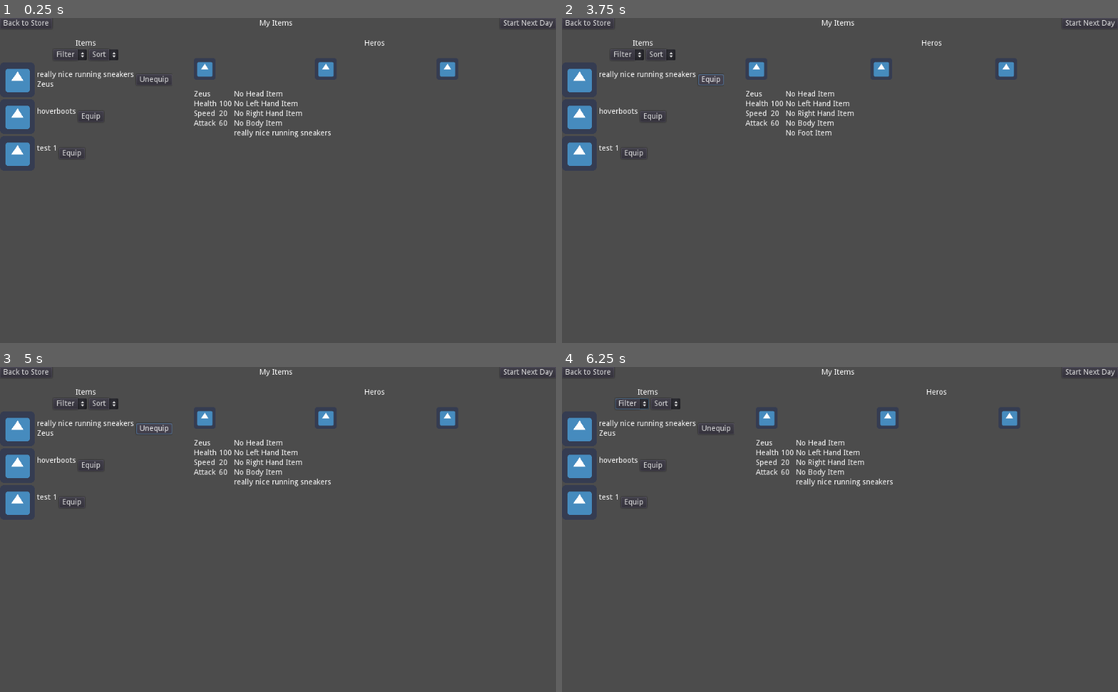
Above: before the commit, frames 1-4 (two rows, left to right).
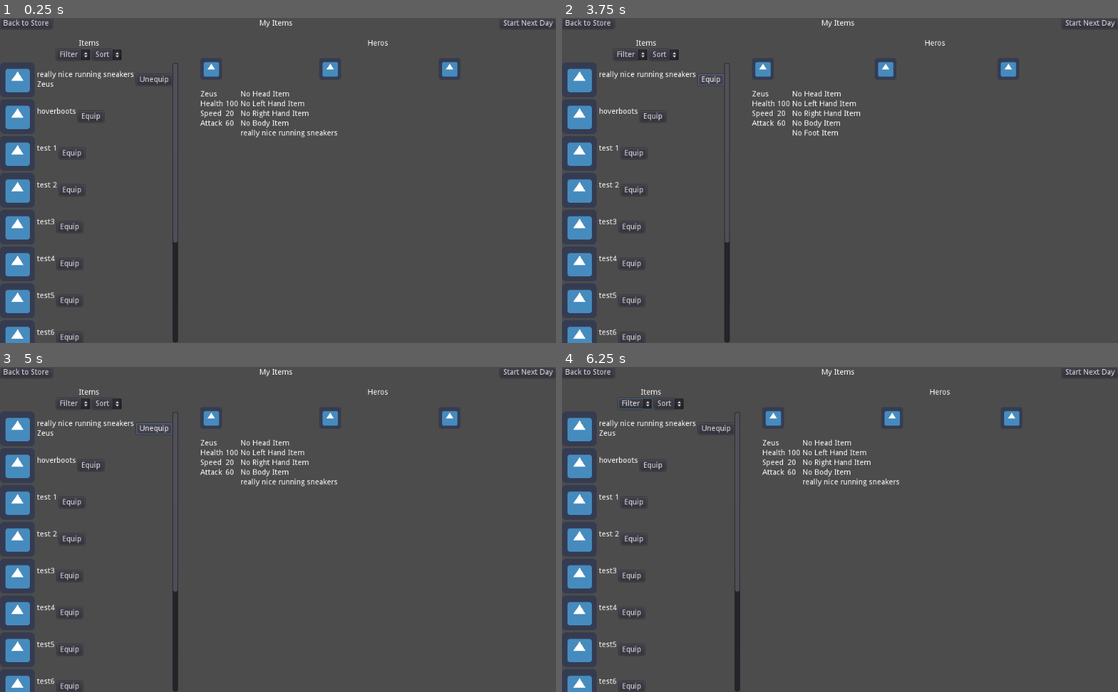
Above: after the commit, the same moments.

Repository: rachd/SuperheroDispatcher2.0
Game: Godot game, scene res://MyItems/MyItems.tscn
Two runs of this game, one before a commit and one after it. Both use one fixed random seed, a clock stepped at 60 frames per second and the inputs below. The engine's default icon, where the game draws it, is replaced by a stand-in: a white triangle on a blue panel in a dark square.
Inputs:
- Up to frame 1 (0.25 s): no input
- Up to frame 2 (3.75 s): click "Filter" at 0.5 s; click "Sort" at 1.25 s; click "Start Next Day" at 2 s; click "Start Next Day" at 2.75 s; click "Unequip" at 3.5 s
- Up to frame 3 (5 s): click "Equip" at 4.25 s
- Up to frame 4 (6.25 s): click "Filter" at 5 s; click "Sort" at 5.75 s

The runs differ from the first frame. In frame 1, 3.6% of the frame differs, in the area x 1-83%, y 6-100%; in frame 2, 3.4%; in frame 3, 3.6%; in frame 4, 3.6%.

Commit message:
filter to unassigned

Diff:
--- /dev/null
+++ b/MyItems/FilterDropdown.gd
@@ -0,0 +1,35 @@
+extends OptionButton
+
+signal show_all_items
+signal filter_by_type(itemType)
+signal show_unequipped
+
+func _ready():
+	self.connect("show_all_items", get_node("/root/MyItems/Content/ItemList"), "_show_all_items")
+	self.connect("filter_by_type", get_node("/root/MyItems/Content/ItemList"), "_filter_by_type")
+	self.connect("show_unequipped", get_node("/root/MyItems/Content/ItemList"), "_show_unequipped_items")
+	add_item("Filter", 0)
+	add_item("Head", 1)
+	add_item("Left Hand", 2)
+	add_item("Right Hand", 3)
+	add_item("Body", 4)
+	add_item("Foot", 5)
+	add_item("Unequipped", 6)
+
+
+func _on_FilterDropdown_item_selected(index):
+	match index:
+		0:
+			emit_signal("show_all_items")
+		1:
+			emit_signal("filter_by_type", "head")
+		2:
+			emit_signal("filter_by_type", "leftHand")
+		3:
+			emit_signal("filter_by_type", "rightHand")
+		4:
+			emit_signal("filter_by_type", "body")
+		5:
+			emit_signal("filter_by_type", "foot")
+		6:
+			emit_signal("show_unequipped")
--- a/MyItems/ItemList.gd
+++ b/MyItems/ItemList.gd
@@ -37,3 +37,20 @@
 func unequip_item(itemId):
 	item_rows[itemId].set_unequipped()
 	item_rows[itemId].set_assigned_hero("")
+
+func _show_all_items():
+	for item_row in item_rows.values():
+		item_row.show()
+
+func _filter_by_type(itemType):
+	for item_row in item_rows.values():
+		item_row.hide_if_type(itemType)
+
+func _show_unequipped_items():
+	_show_all_items()
+	var assigned_items = []
+	for hero in gameVariables.assigned_items.keys():
+		assigned_items += gameVariables.assigned_items[hero].values()
+	for item_id in gameVariables.owned_item_ids:
+		if item_id in assigned_items:
+			item_rows[item_id].hide()
--- a/MyItems/ItemList.tscn
+++ b/MyItems/ItemList.tscn
@@ -1,5 +1,6 @@
-[gd_scene load_steps=2 format=2]
+[gd_scene load_steps=3 format=2]
 
+[ext_resource path="res://MyItems/FilterDropdown.gd" type="Script" id=1]
 [ext_resource path="res://MyItems/ItemList.gd" type="Script" id=2]
 
 [node name="ItemList" type="VBoxContainer"]
@@ -22,13 +23,14 @@
 margin_bottom = 38.0
 alignment = 1
 
-[node name="Filter" type="OptionButton" parent="HBoxContainer"]
+[node name="FilterDropdown" type="OptionButton" parent="HBoxContainer"]
 margin_left = 452.0
 margin_right = 514.0
 margin_bottom = 20.0
 text = "Filter"
+script = ExtResource( 1 )
 
-[node name="Sort" type="OptionButton" parent="HBoxContainer"]
+[node name="SortDropdown" type="OptionButton" parent="HBoxContainer"]
 margin_left = 518.0
 margin_right = 572.0
 margin_bottom = 20.0
@@ -45,3 +47,4 @@
 __meta__ = {
 "_edit_use_anchors_": false
 }
+[connection signal="item_selected" from="HBoxContainer/FilterDropdown" to="HBoxContainer/FilterDropdown" method="_on_FilterDropdown_item_selected"]
--- a/MyItems/ItemRow.gd
+++ b/MyItems/ItemRow.gd
@@ -38,6 +38,11 @@
 	$TypeLabel.hide()
 	is_selected = false
 
+func hide_if_type(itemType):
+	if item_type == itemType:
+		show()
+	else:
+		hide()
 
 func _ready():
 	self.connect("equip_item", get_node("/root/MyItems"), "_on_item_equipped")
--- a/constants.gd
+++ b/constants.gd
@@ -51,55 +51,55 @@
 	{
 		"id": 3,
 		"title": "test 2",
-		"type": "foot",
+		"type": "head",
 		"price": 1000
 	},
 	{
 		"id": 4,
 		"title": "test3",
-		"type": "foot",
+		"type": "head",
 		"price": 600
 	},
 	{
 		"id": 5,
 		"title": "test4",
-		"type": "foot",
+		"type": "leftHand",
 		"price": 1400
 	},
 	{
 		"id": 6,
 		"title": "test5",
-		"type": "foot",
+		"type": "rightHand",
 		"price": 1400
 	},
 	{
 		"id": 7,
 		"title": "test6",
-		"type": "foot",
+		"type": "body",
 		"price": 1400
 	},
 	{
 		"id": 8,
 		"title": "test7",
-		"type": "foot",
+		"type": "body",
 		"price": 1400
 	},
 	{
 		"id": 9,
 		"title": "test8",
-		"type": "foot",
+		"type": "body",
 		"price": 1400
 	},
 	{
 		"id": 10,
 		"title": "test9",
-		"type": "foot",
+		"type": "rightHand",
 		"price": 1400
 	},
 	{
 		"id": 11,
 		"title": "test10",
-		"type": "foot",
+		"type": "head",
 		"price": 1400
 	}
 	]
--- a/gameVariables.gd
+++ b/gameVariables.gd
@@ -3,6 +3,5 @@
 var selected_heros = [1, 3, 4]
 var day = 1
 var saved_items = []
-var unassigned_items = [0, 1, 2]
-var owned_item_ids = [0, 1, 2]
+var owned_item_ids = [0, 1, 2, 3, 4, 5, 6, 7, 8, 9, 10, 11]
 var assigned_items = {1: {"foot": 0}}
